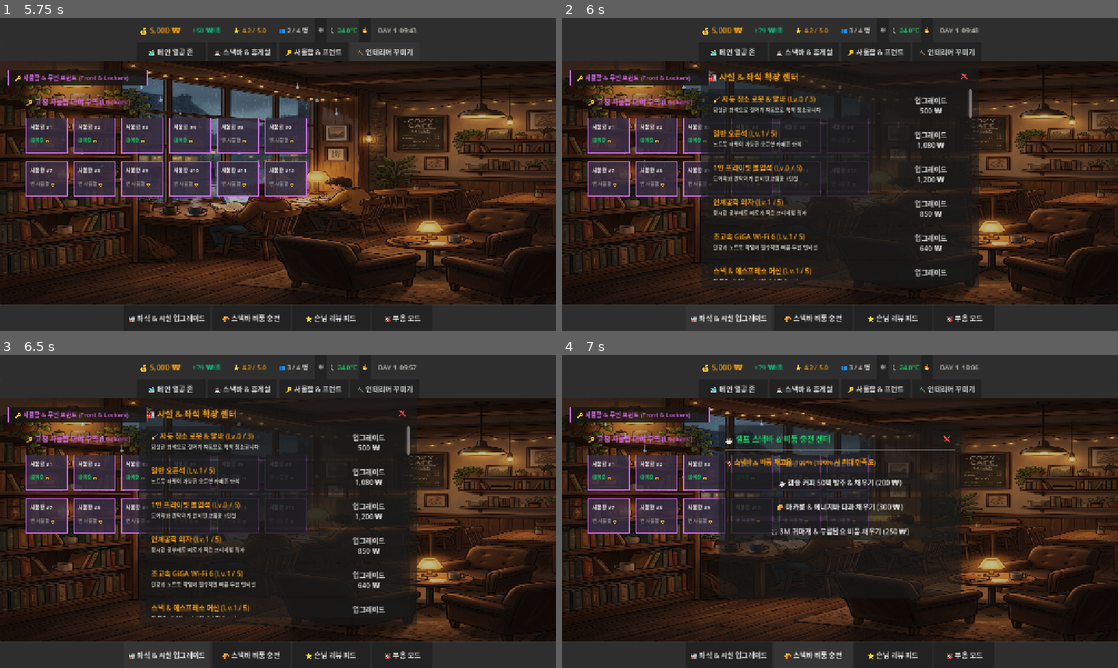
Above: before the commit, frames 1-4 (two rows, left to right).
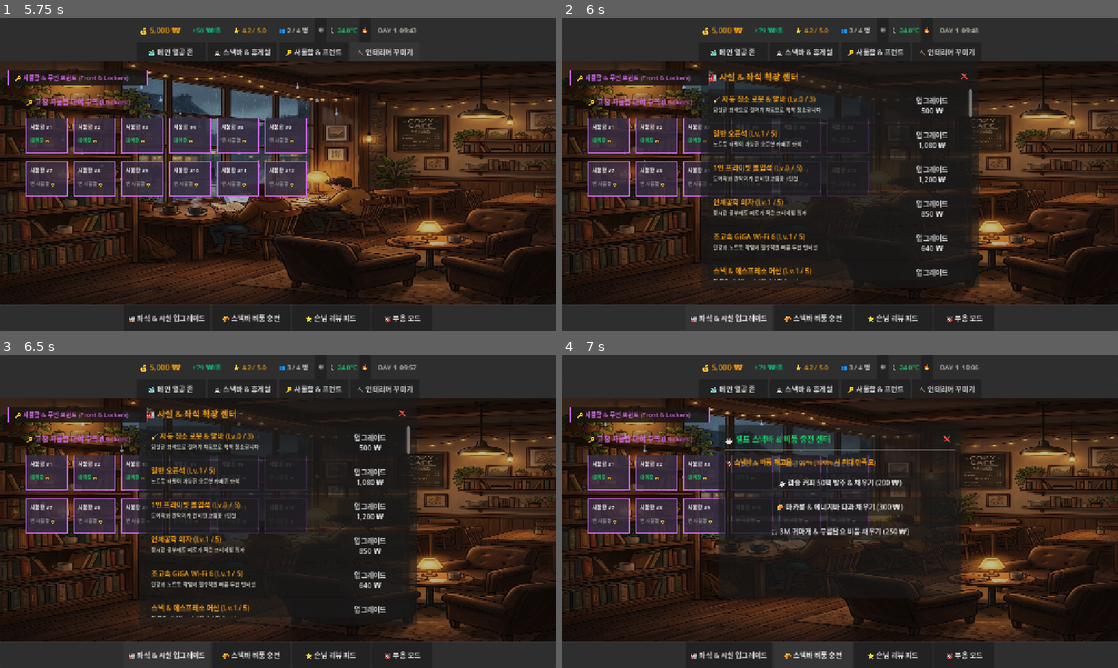
Above: after the commit, the same moments.

Repository: juhee77/Log404
Game: Godot game, scene res://scenes/main_scene.tscn
Same seed, same stepped clock (60 frames per second), same inputs: the game is played once before the commit and once after it.
Inputs:
- Up to frame 1 (5.75 s): click "❄️" at 0.5 s; click "🔥" at 1.25 s; click "🗺️ 메인 열공 존" at 2 s; click "☕ 스낵바 & 휴게실" at 2.75 s; click "🔑 사물함 & 프런트" at 3.5 s; click "🔨 인테리어 꾸미기" at 4.25 s; click "✅ 꾸미기 완료" at 5 s
- Up to frame 2 (6 s): click "🏭 좌석 & 시설 업그레이드" at 5.75 s
- Up to frame 3 (6.5 s): no input
- Up to frame 4 (7 s): click "🥐 스낵바 비품 충전" at 6.5 s

Frame 1 is identical in both runs. In frame 2, 0.8% of the frame differs, in the area x 63-74%, y 25-83%; in frame 3, 0.8%; in frame 4, less than 0.1%.

Commit message:
Module 58: Add 38-inch ultrawide curved monitor developer desk system

Diff:
--- a/game01/scripts/autoload/game_state.gd
+++ b/game01/scripts/autoload/game_state.gd
@@ -159,6 +159,14 @@
 		"cost_mult": 1.8,
 		"desc": "소음을 줄이고 몰입감을 최대로 높여주는 아날로그 백색소음"
 	},
+	"curved_monitor": {
+		"name": "🖥 38인치 WQHD 울트라와이드 커브드 모니터 코딩석",
+		"level": 0,
+		"max_level": 3,
+		"base_cost": 2600.0,
+		"cost_mult": 2.2,
+		"desc": "한눈에 코드를 조망하는 울트라와이드 곡면 모니터로 개발자 매출 +40% 가산"
+	},
 	"book_share": {
 		"name": "📚 합격자 기부 중고 수험서 & EBS 교재 나눔 서가",
 		"level": 0,
Not shown, added: game01/docs/MEETING_MODULE_58_CURVED_MONITOR_DESKS.md
